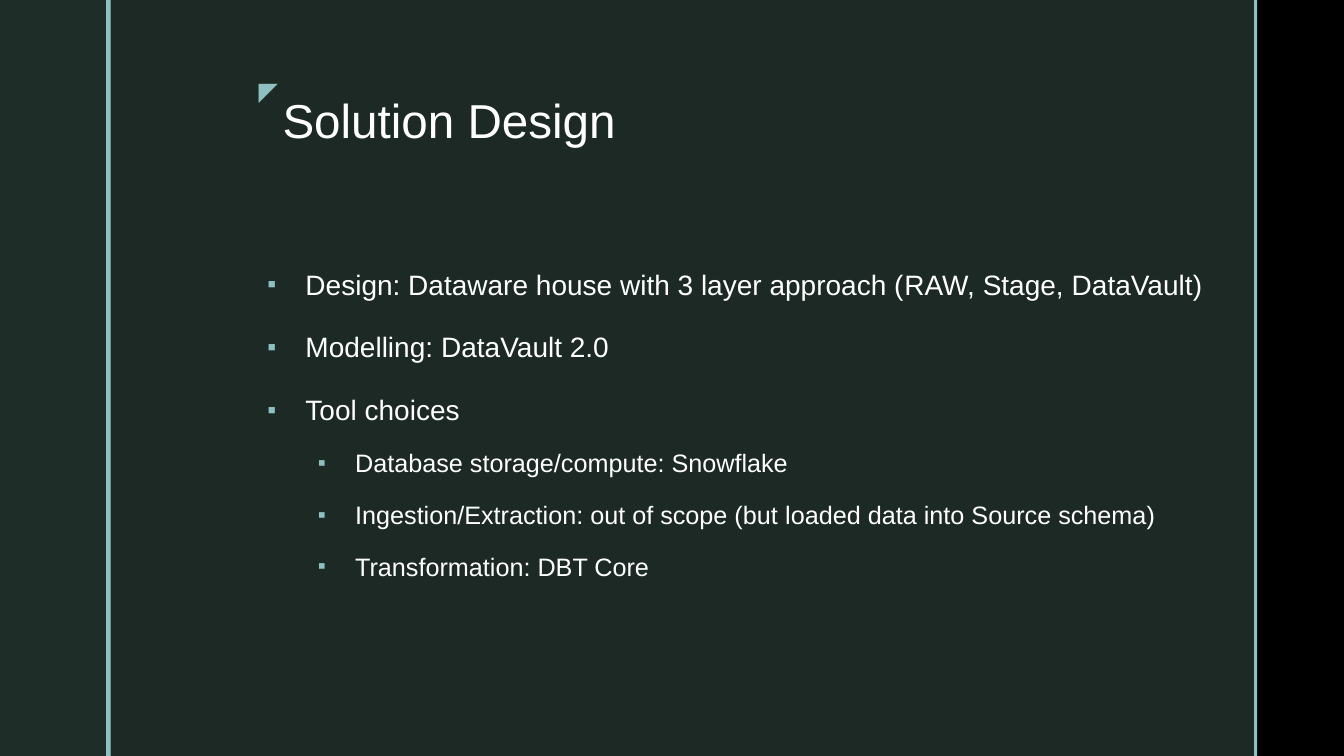
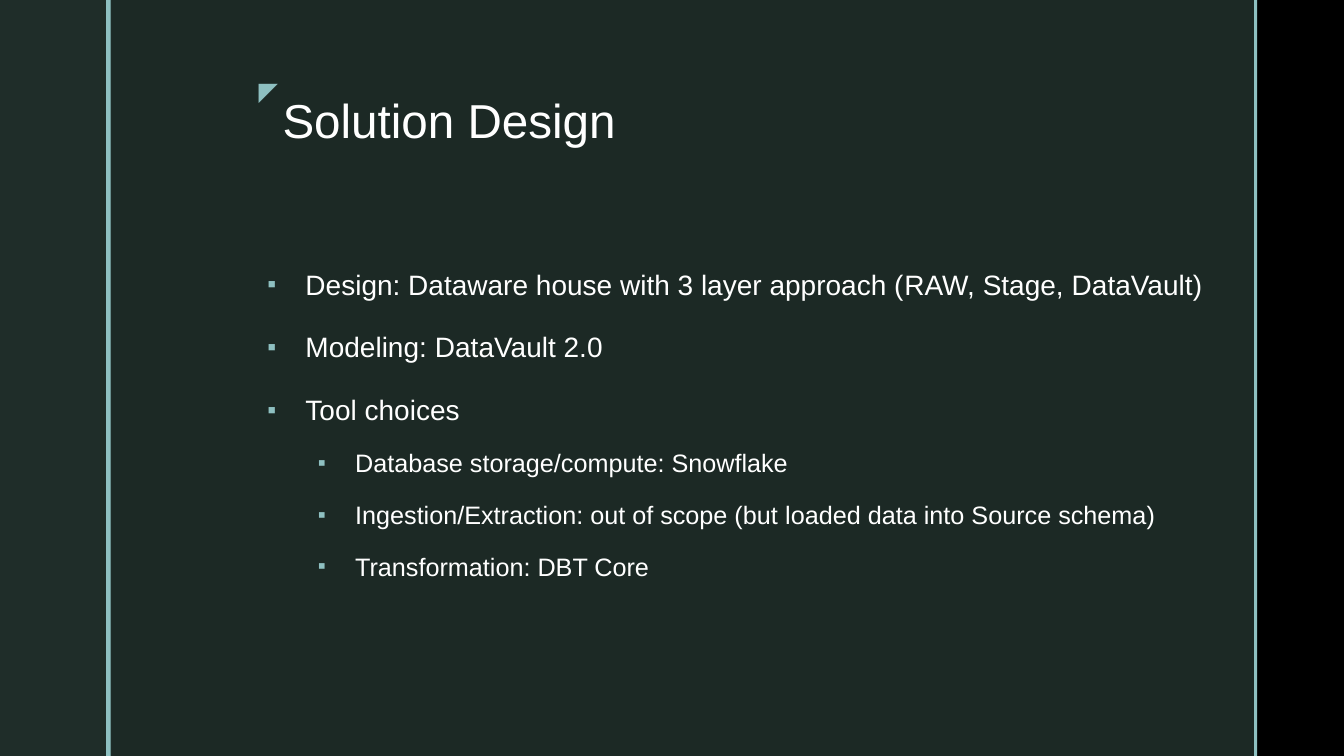
Before and after one commit to vijay-palanisamy-1986/Allianz, a slide deck: slide 3 of 3_Design/Presentation.pptx. Drawn at 1344x756 pixels with LibreOffice and Linux fonts; fonts in the diff are those of the drawing; background and template pictures are left out. Boxes give left, top, right and bottom in pixels: in the first picture for what was removed or moved away, otherwise in the second. Text is boxed around its words. In the diff, an @@ line names an element or a change of style, - is before the commit and + after.

```diff
--- a/3_Design/Presentation.pptx
+++ b/3_Design/Presentation.pptx
@@ text at <box>305,336,603,363</box>: text changed @@
-▪ Modelling: DataVault 2.0
+▪ Modeling: DataVault 2.0
```
Also in this commit, not shown: 7 other files.
